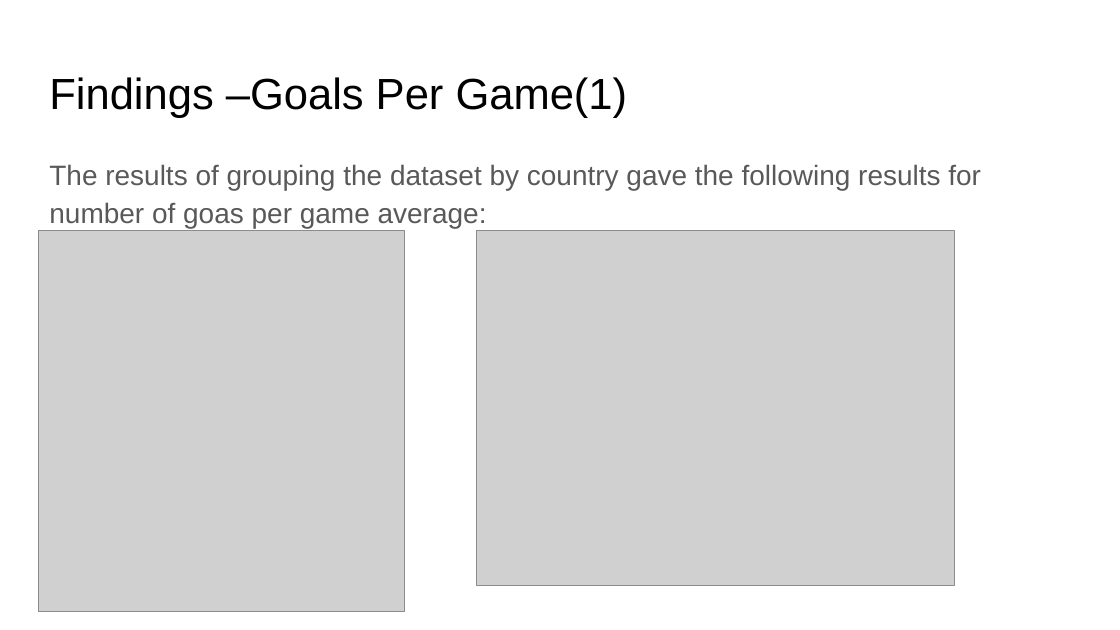
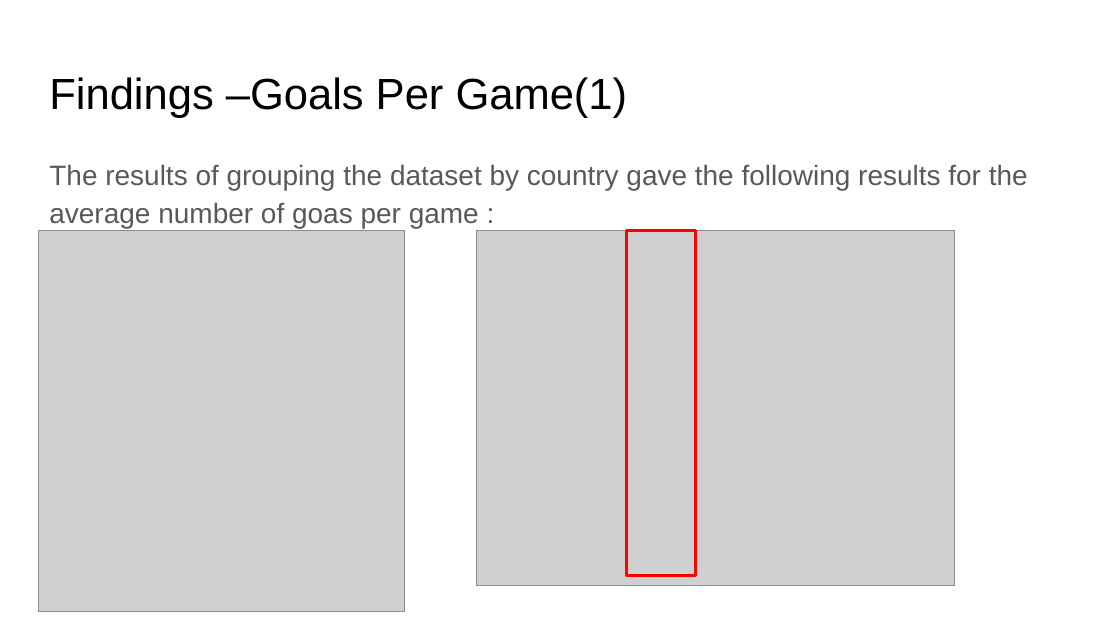
Before and after one commit to EdmondLeahy/PythonForDataScience, a slide deck: slide 6 of Week6/Slides/DSE 200X_ MiniProjectPresentation-Eleahy.pptx (slide 5 before the commit). Drawn at 1120x630 pixels with LibreOffice and Linux fonts; fonts in the diff are those of the drawing; grey boxes stand for pictures. Boxes give left, top, right and bottom in pixels: in the first picture for what was removed or moved away, otherwise in the second. Text is boxed around its words. In the diff, an @@ line names an element or a change of style, - is before the commit and + after.

```diff
--- a/Week6/Slides/DSE 200X_ MiniProjectPresentation-Eleahy.pptx
+++ b/Week6/Slides/DSE 200X_ MiniProjectPresentation-Eleahy.pptx
@@ text at (49,164,1028,229): text changed @@
-The results of grouping the dataset by country gave the following results for number of goas per game average:
+The results of grouping the dataset by country gave the following results for the average number of goas per game :
@@ rectangle added at (627,231,697,576), outline #FF0000 2 pt @@
```
Also in this commit, not shown: 4 other slides changed, 4 slides added, 4 other files.
